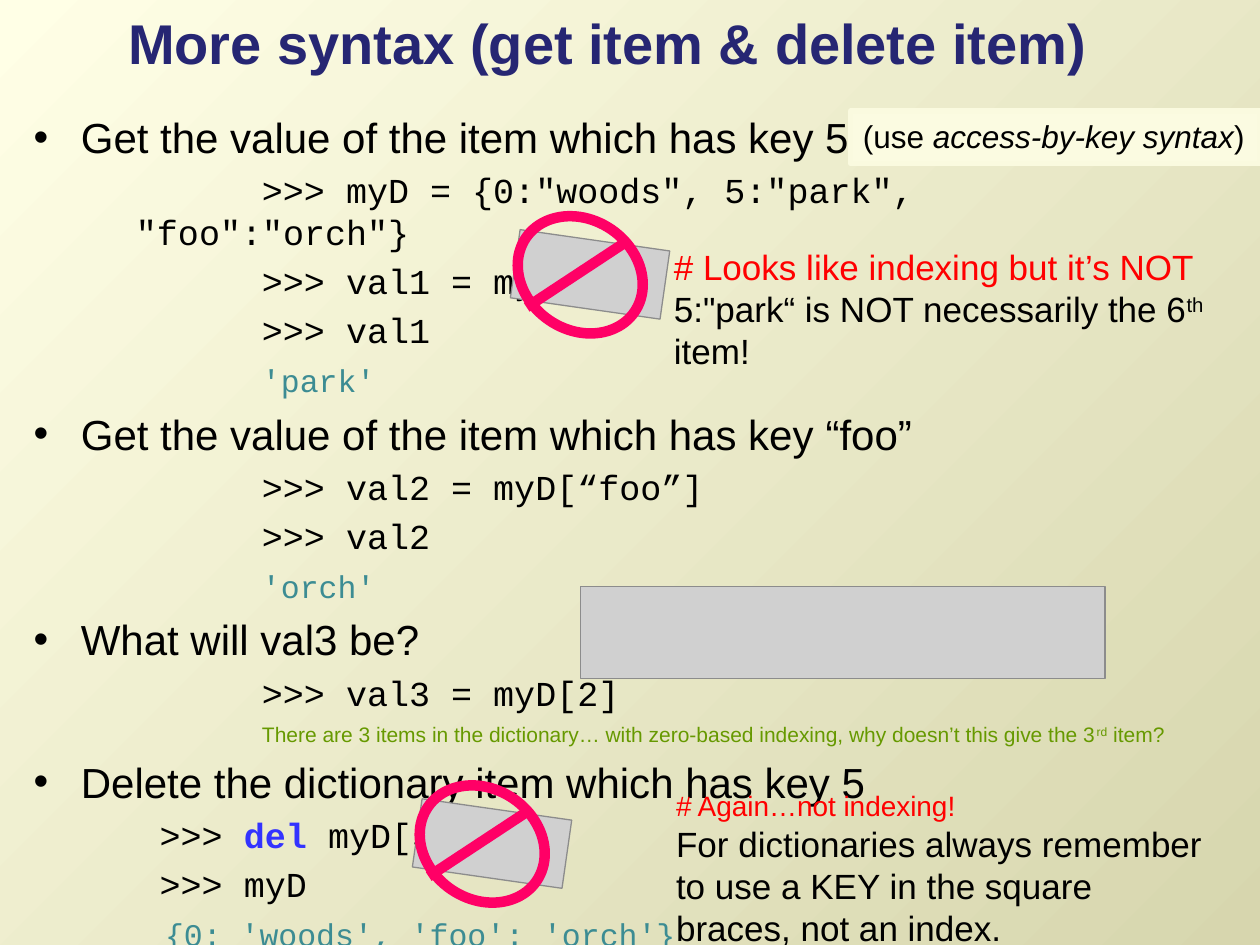
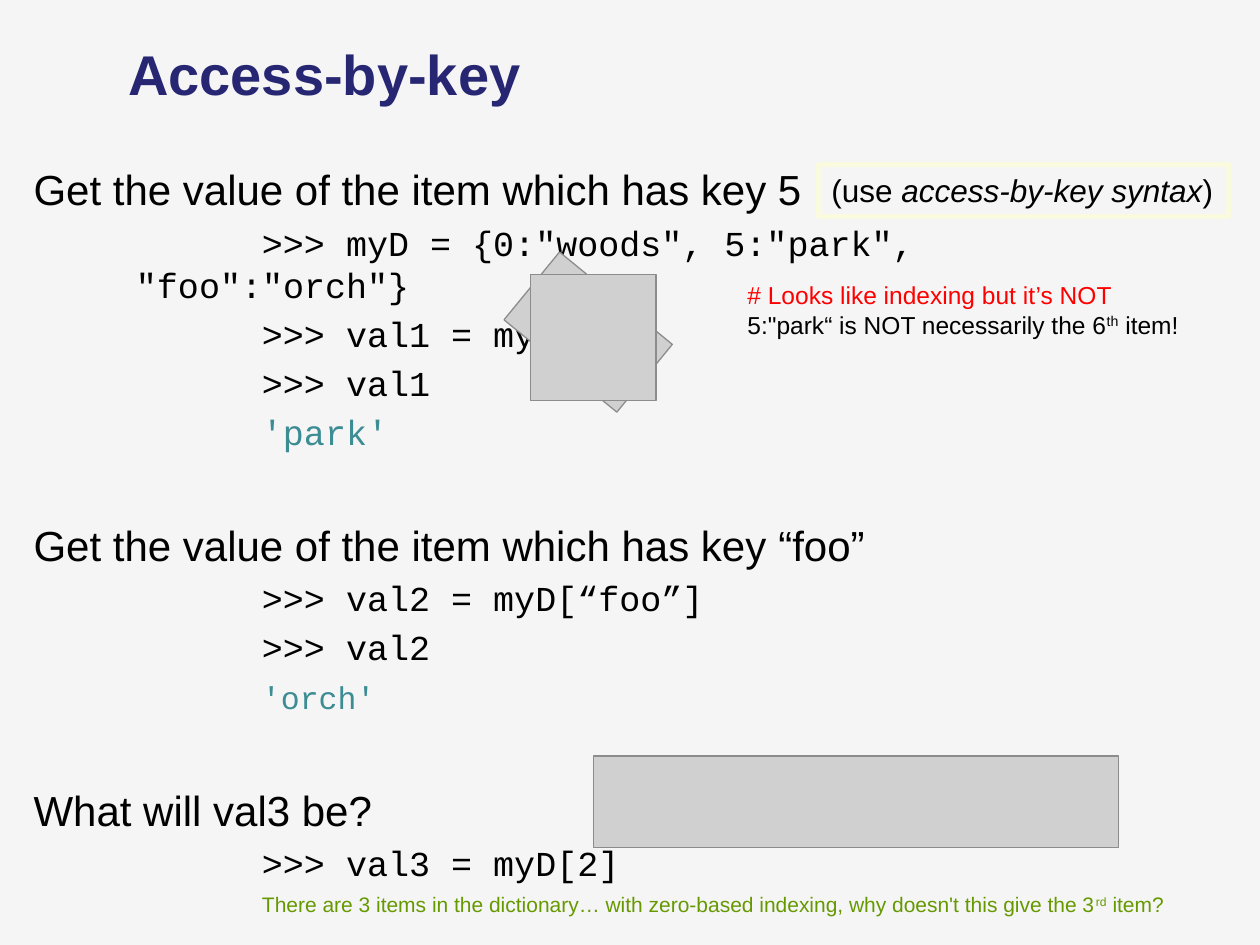
Before and after one commit to lgtateos/gis540, a slide deck: slide 11 of slides/dictionaries.pptx (slide 8 before the commit). Drawn at 1260x945 pixels with LibreOffice and Linux fonts; fonts in the diff are those of the drawing; grey boxes stand for pictures. Boxes give left, top, right and bottom in pixels: in the first picture for what was removed or moved away, otherwise in the second. Text is boxed around its words. In the diff, an @@ line names an element or a change of style, - is before the commit and + after.

```diff
--- a/slides/dictionaries.pptx
+++ b/slides/dictionaries.pptx
@@ background gradient #FFFFE6 to #D7D6AE to #F5F5F6 @@
@@ title at (x1=128, y1=54, x2=520, y2=106): text changed @@
-More syntax (get item & delete item)
+Access-by-key
@@ text "Get the value of the ..." moved from (x1=81, y1=122, x2=1164, y2=858) to (x1=34, y1=174, x2=1164, y2=917) @@
@@ text at (x1=34, y1=174, x2=864, y2=827): size 18 to 20 pt in "'park'"; bullet • to none @@
@@ rectangle "(use access-by-key syntax)" moved from (x1=850, y1=111, x2=1260, y2=164) to (x1=819, y1=164, x2=1228, y2=217) @@
@@ rectangle "(use access-by-key syntax)" at (x1=819, y1=164, x2=1228, y2=217): fill #FBFBE1 to #F5F5F6 @@
@@ ellipse removed at (x1=495, y1=192, x2=665, y2=356) @@
@@ picture removed at (x1=510, y1=229, x2=669, y2=319) @@
@@ picture added at (x1=504, y1=252, x2=673, y2=413) @@
@@ line removed from (627, 241) to (527, 307) @@
@@ picture added at (x1=530, y1=275, x2=656, y2=401) @@
@@ text "# Looks like indexing but ..." moved from (x1=674, y1=254, x2=1194, y2=365) to (x1=747, y1=286, x2=1178, y2=339) @@
@@ text "# Looks like indexing but ..." at (x1=747, y1=286, x2=1178, y2=339): size 20 to 14 pt @@
@@ ellipse removed at (x1=398, y1=761, x2=568, y2=926) @@
@@ picture moved from (x1=580, y1=587, x2=1105, y2=679) to (x1=593, y1=756, x2=1119, y2=848) @@
@@ picture removed at (x1=413, y1=799, x2=572, y2=889) @@
@@ text removed at (x1=676, y1=794, x2=1202, y2=945) @@
-  # Again…not indexing!
-  For dictionaries always remember to use a KEY in the square braces, not an index.
@@ line removed from (530, 810) to (428, 877) @@
@@ text at (x1=262, y1=896, x2=1164, y2=917): text changed @@
-  There are 3 items in the dictionary… with zero-based indexing, why doesn’t this give the 3rd item?
-• Delete the dictionary item which has key 5
-  >>> del myD[5]
->>> myD
-{0: 'woods', 'foo': 'orch'}
+  There are 3 items in the dictionary… with zero-based indexing, why doesn't this give the 3rd item?
```
Also in this commit, not shown: 28 other slides changed, 4 slides added, 1 slide removed.
